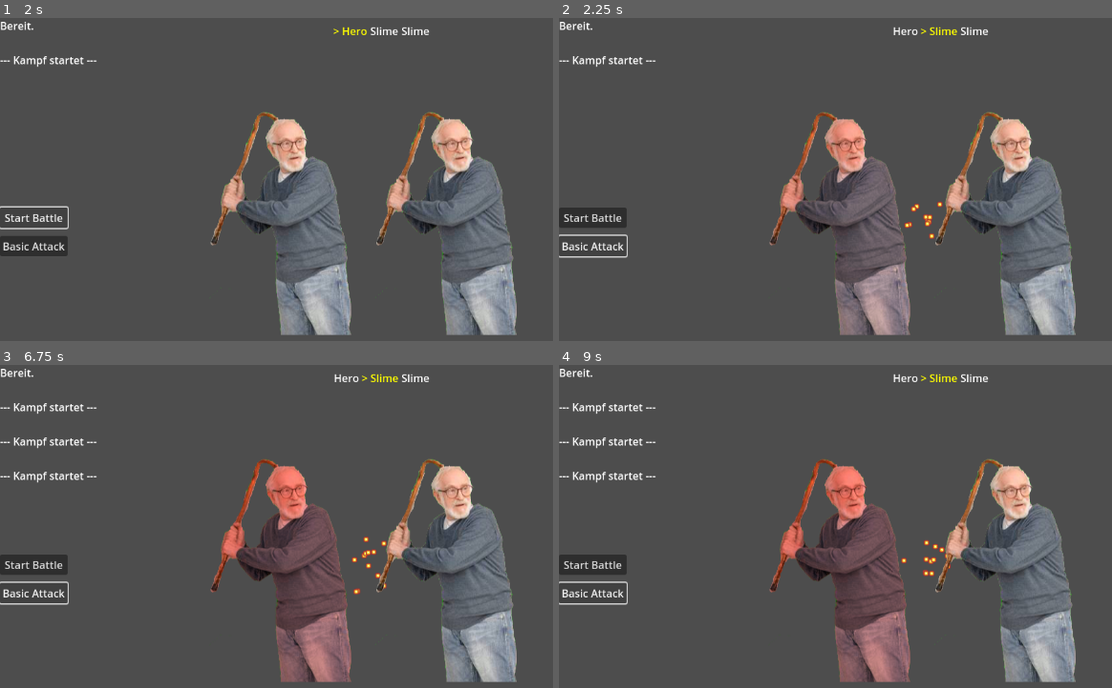
Above: before the commit, frames 1-4 (two rows, left to right).
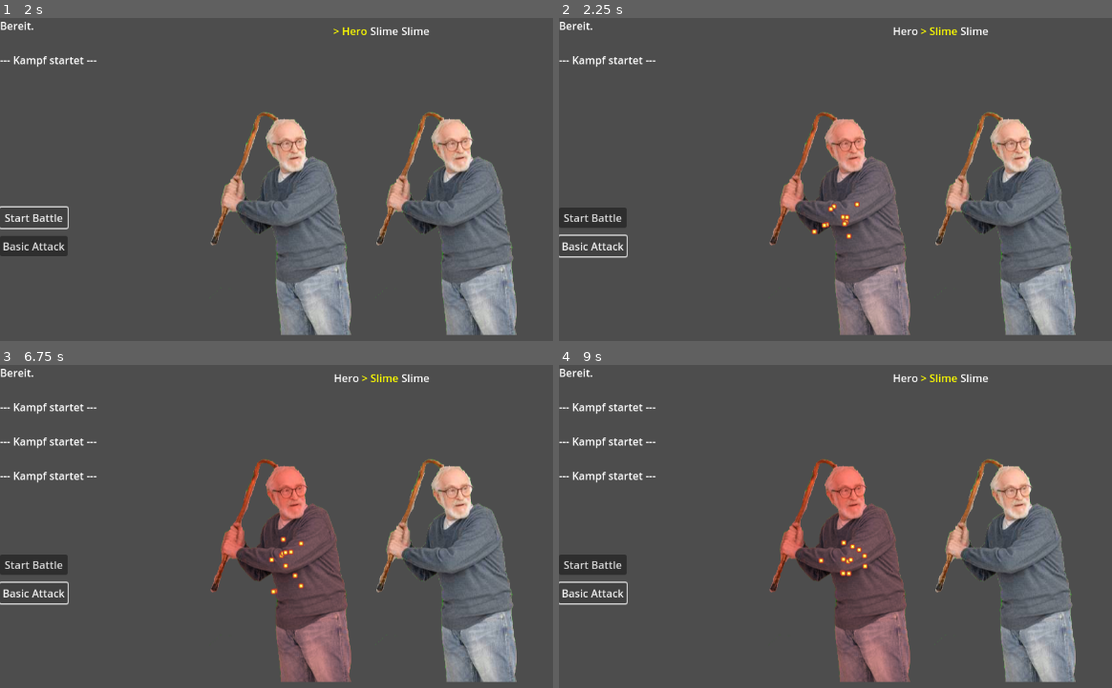
Above: after the commit, the same moments.

Repository: Marv0407/kotstulle-game
Game: Godot game, scene res://scenes/control.tscn
Two runs of this game, one before a commit and one after it. Both use one fixed random seed, a clock stepped at 60 frames per second and the inputs below.
Inputs:
- Up to frame 1 (2 s): click "Start New Game" at 0.5 s; click "Start Battle" at 1.25 s
- Up to frame 2 (2.25 s): click "Basic Attack" at 2 s
- Up to frame 3 (6.75 s): click "Start Battle" at 2.75 s; click "Basic Attack" at 3.5 s; click "Start Battle" at 4.25 s; click "Basic Attack" at 5 s; tap Enter at 5.75 s; tap Space at 6.5 s
- Up to frame 4 (9 s): tap Enter at 7.25, 8.75 s; tap Space at 8 s

Frame 1 is identical in both runs. In frame 2, 0.3% of the frame differs, in the area x 45-70%, y 56-69%; in frame 3, 0.3%, in the area x 48-70%, y 53-72%; in frame 4, 0.3%.

Commit message:
added tracking to hit effects

Diff:
--- a/scripts/battle_manager.gd
+++ b/scripts/battle_manager.gd
@@ -26,7 +26,7 @@
 ####################
 # Functions
 ####################
-func start_battle(): # Cleart Daten, erstellt Instanzen, sortiert nach Initiative/Speed und startet Loop (vorerst)
+func start_battle():
 
 	party.clear()
 	enemies.clear()
@@ -135,6 +135,10 @@
 		var tween = create_tween()
 		tween.tween_property(target.battle_node, "modulate", Color.RED, 0.1)
 		tween.tween_property(target.battle_node, "modulate", Color.WHITE, 0.1)
+		var prtcl_pos = target.battle_node.global_position
+		particelSpawner.global_position = prtcl_pos
+		particelSpawner.z_index = 3
+		particelSpawner.restart()
 
 	if target.current_hp <= 0:
 		print(target.data.name, " wurde besiegt!")
@@ -151,7 +155,6 @@
 		return
 
 	attack(actor, targets[0])
-	particelSpawner.restart()
 
 	next_turn()
 	process_turn()
